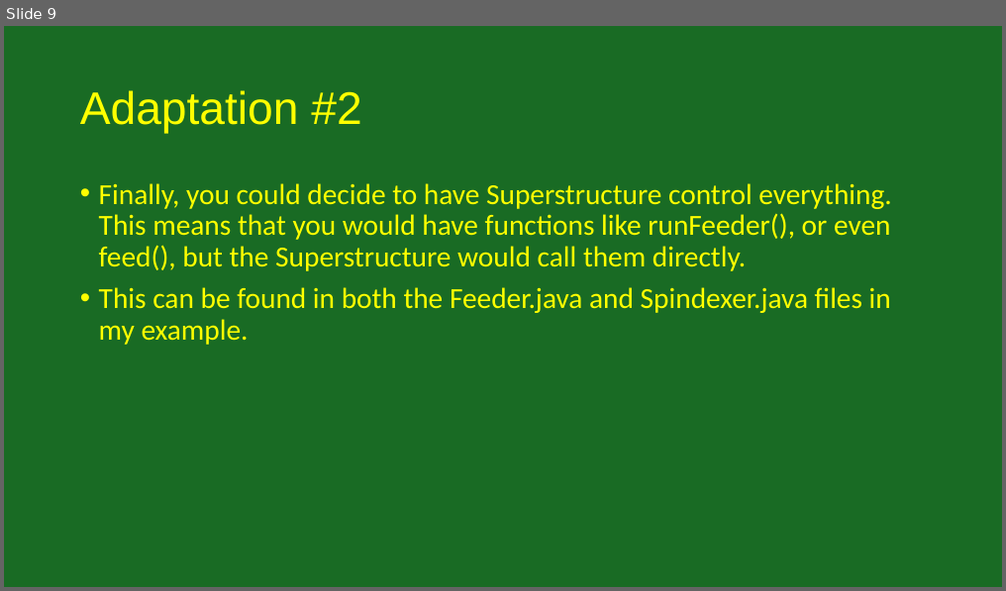
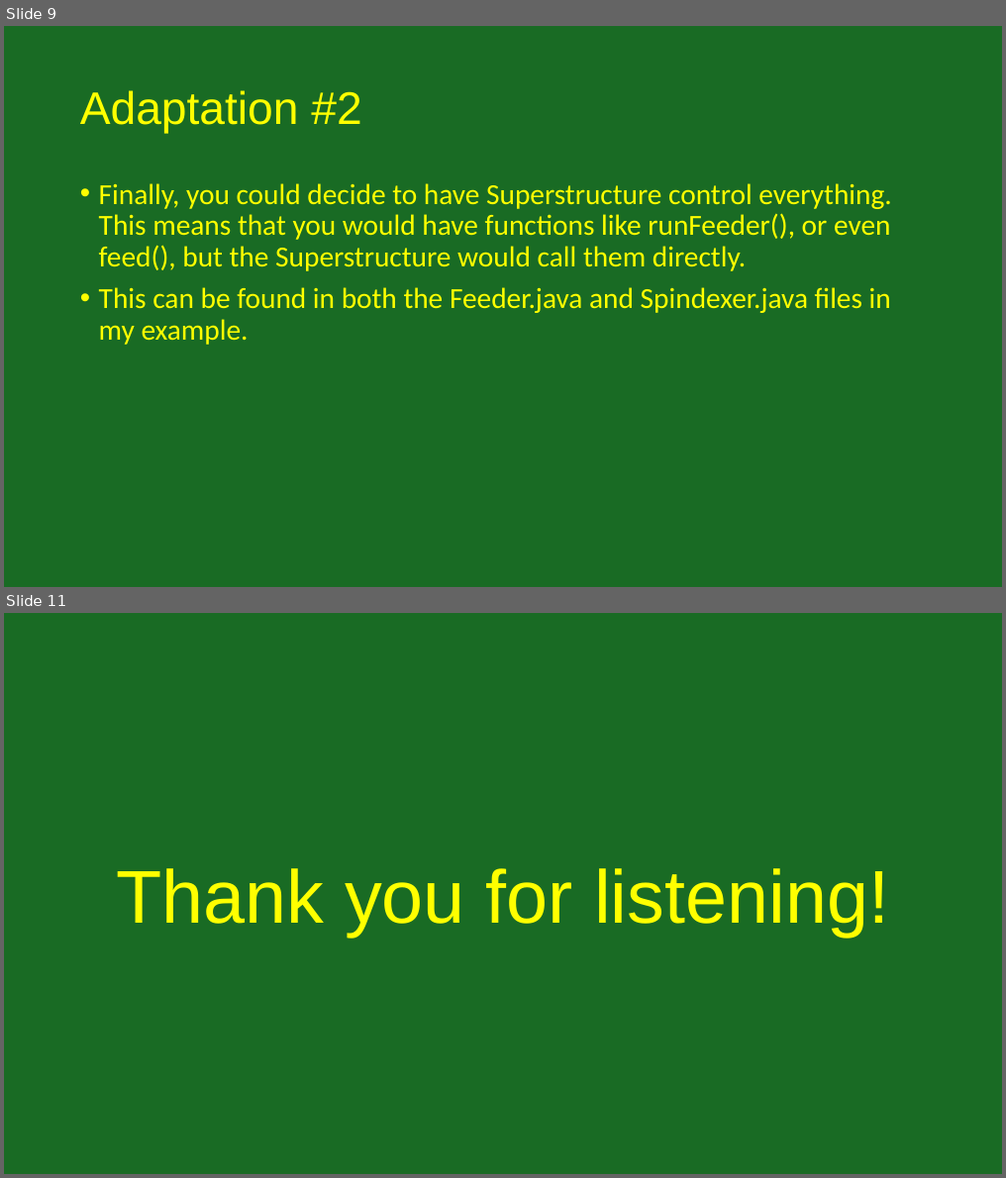
Before and after one commit to Funkyfox2/RRN-Bootcamp-2026, a slide deck: Presentations/StateBasedProgramming-Friday7PM.pptx. Shown one above the other, each under a label of ours: slide 9 before the commit, slides 9 and 11 after it; the slides between them are not shown. The pictures are 1006x591 and 1006x1178 pixels, drawn with LibreOffice and Linux fonts; fonts in the diff are those of the drawing. Boxes give left, top, right and bottom in pixels: in the first picture for what was removed or moved away, otherwise in the second. Text is boxed around its words. In the diff, an @@ line names an element or a change of style, - is before the commit and + after.

```diff
--- a/Presentations/StateBasedProgramming-Friday7PM.pptx
+++ b/Presentations/StateBasedProgramming-Friday7PM.pptx
@@ slide 11 added at (x1=4, y1=613, x2=1002, y2=1174), background #196B24 @@
@@ text added at (x1=116, y1=868, x2=889, y2=937), 72 pt, text #FFFF00 @@
+Thank you for listening!
```
Also in this commit, not shown: 2 slides changed, 8 other files.
